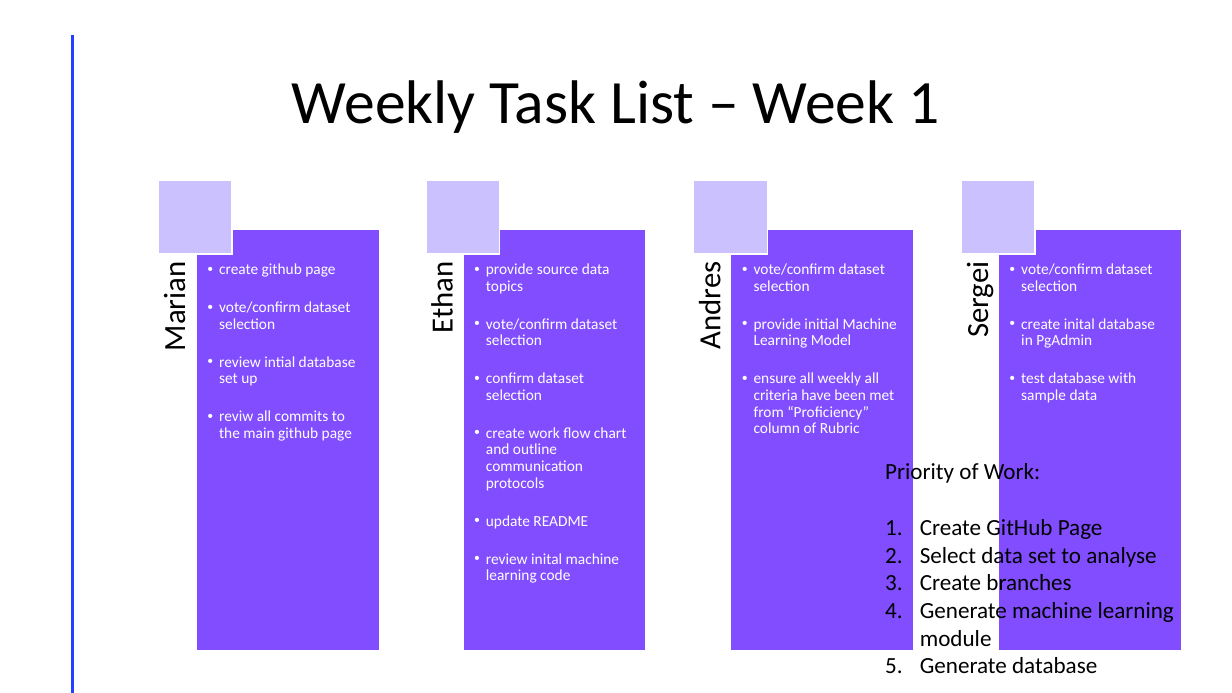
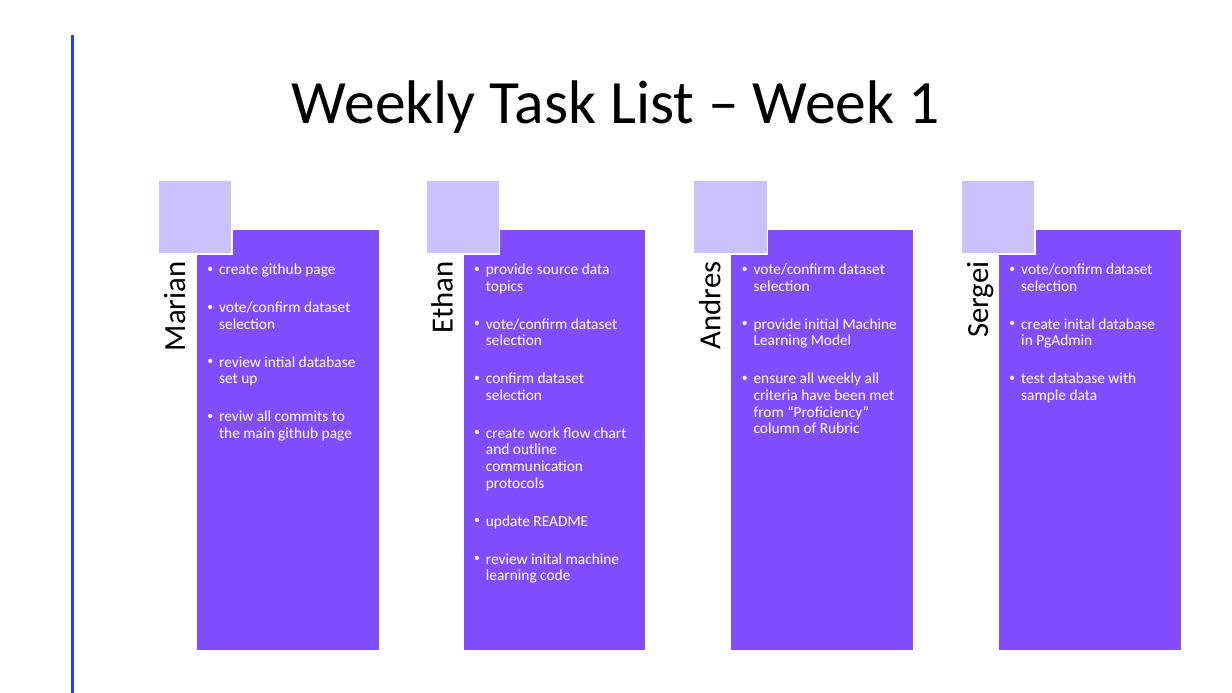
Before and after one commit to mcbride249/Group-7-Project, a slide deck: slide 4 of Data Analytics Group 7 Workflow Procedure.pptx. Drawn at 1232x693 pixels with LibreOffice and Linux fonts; fonts in the diff are those of the drawing. Boxes give left, top, right and bottom in pixels: in the first picture for what was removed or moved away, otherwise in the second. Text is boxed around its words. In the diff, an @@ line names an element or a change of style, - is before the commit and + after.

```diff
--- a/Data Analytics Group 7 Workflow Procedure.pptx
+++ b/Data Analytics Group 7 Workflow Procedure.pptx
@@ text removed at (885, 460, 1174, 673) @@
-Priority of Work:
-1. Create GitHub Page
-2. Select data set to analyse
-3. Create branches
-4. Generate machine learning module
-5. Generate database
```
